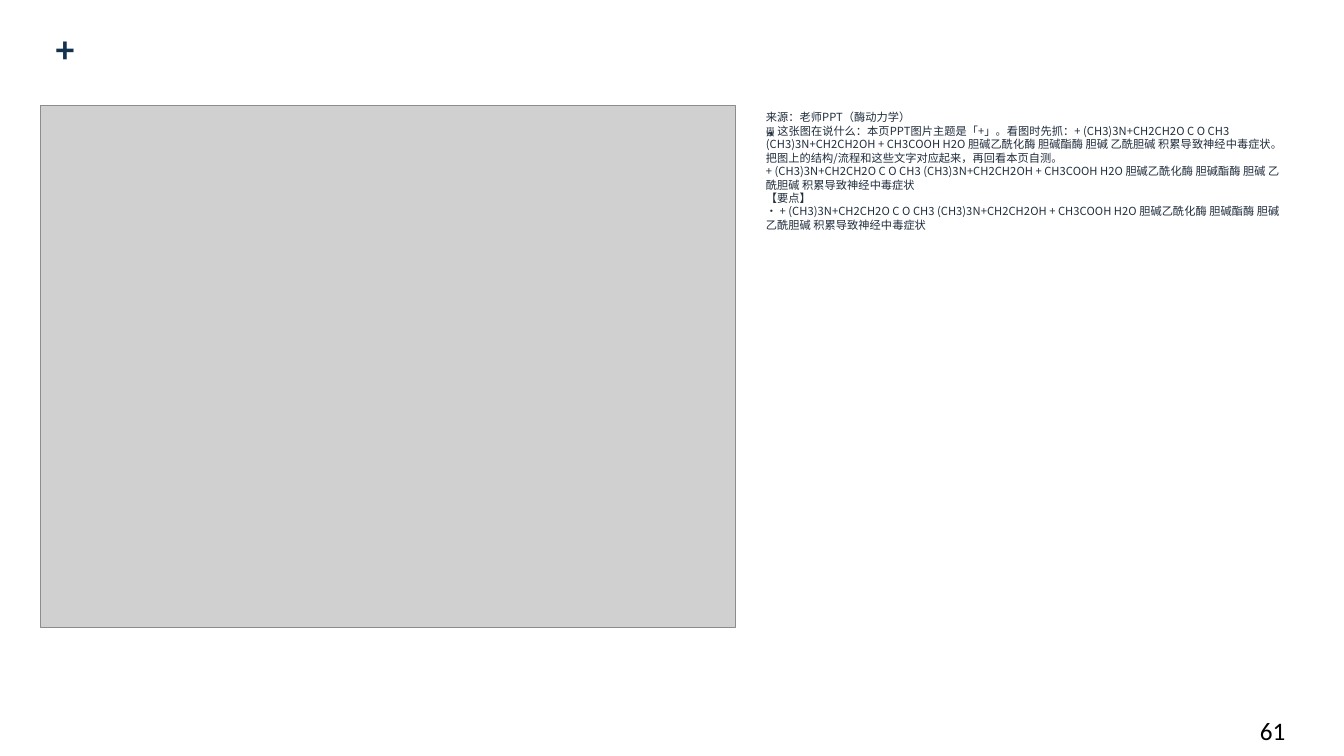
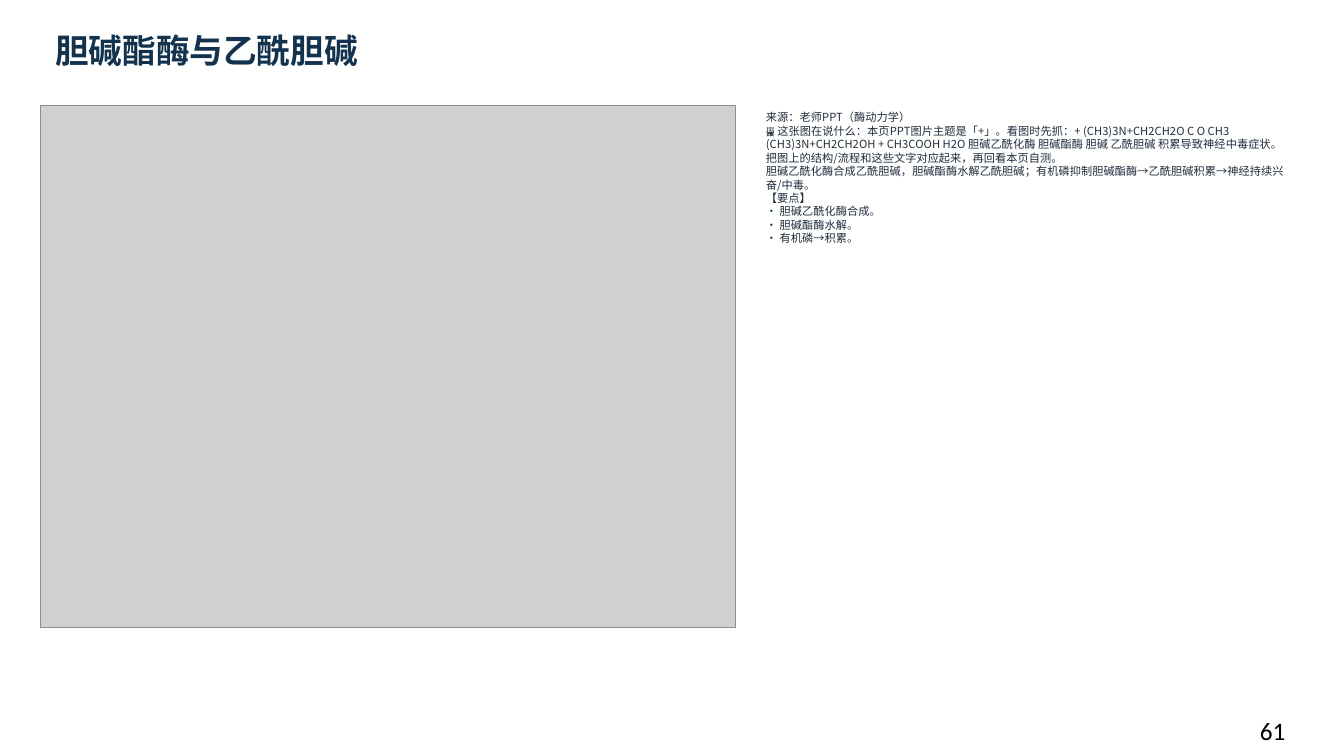
Before and after one commit to newkan-li/Biochemistry, a slide deck: slide 61 of downloads/bc07-ai-style.pptx. Drawn at 1344x756 pixels with LibreOffice and Linux fonts; fonts in the diff are those of the drawing; grey boxes stand for pictures. Boxes give left, top, right and bottom in pixels: in the first picture for what was removed or moved away, otherwise in the second. Text is boxed around its words. In the diff, an @@ line names an element or a change of style, - is before the commit and + after.

```diff
--- a/downloads/bc07-ai-style.pptx
+++ b/downloads/bc07-ai-style.pptx
@@ text at <box>55,34,357,66</box>: text changed @@
-+
+胆碱酯酶与乙酰胆碱
@@ text at <box>766,111,1284,243</box>: text changed @@
-来源：老师PPT（酶动力学）
-🖼 这张图在说什么：本页PPT图片主题是「+」。看图时先抓：+ (CH3)3N+CH2CH2O C O CH3 (CH3)3N+CH2CH2OH + CH3COOH H2O 胆碱乙酰化酶 胆碱酯酶 胆碱 乙酰胆碱 积累导致神经中毒症状。把图上的结构/流程和这些文字对应起来，再回看本页自测。
-+ (CH3)3N+CH2CH2O C O CH3 (CH3)3N+CH2CH2OH + CH3COOH H2O 胆碱乙酰化酶 胆碱酯酶 胆碱 乙酰胆碱 积累导致神经中毒症状
-【要点】
-• + (CH3)3N+CH2CH2O C O CH3 (CH3)3N+CH2CH2OH + CH3COOH H2O 胆碱乙酰化酶 胆碱酯酶 胆碱 乙酰胆碱 积累导致神经中毒症状
+来源：老师PPT（酶动力学）
+🖼 这张图在说什么：本页PPT图片主题是「+」。看图时先抓：+ (CH3)3N+CH2CH2O C O CH3 (CH3)3N+CH2CH2OH + CH3COOH H2O 胆碱乙酰化酶 胆碱酯酶 胆碱 乙酰胆碱 积累导致神经中毒症状。把图上的结构/流程和这些文字对应起来，再回看本页自测。
+胆碱乙酰化酶合成乙酰胆碱，胆碱酯酶水解乙酰胆碱；有机磷抑制胆碱酯酶→乙酰胆碱积累→神经持续兴奋/中毒。
+【要点】
+• 胆碱乙酰化酶合成。
+• 胆碱酯酶水解。
+• 有机磷→积累。
```
Also in this commit, not shown: 24 other slides changed, 12 slides added, 10 other files.
